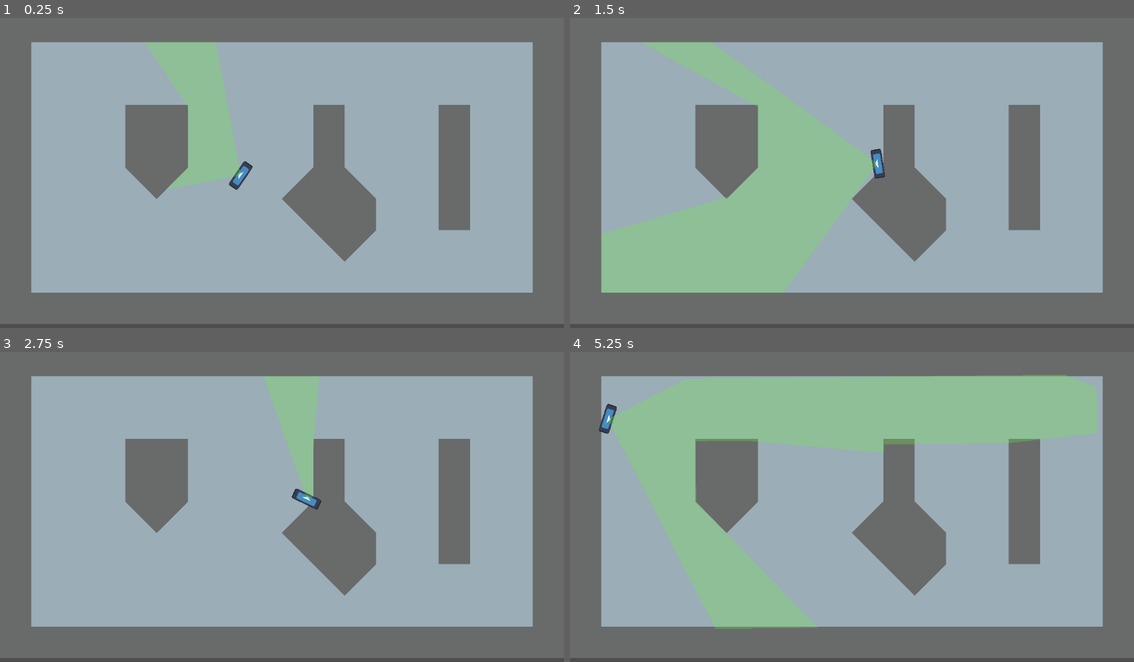
Above: before the commit, frames 1-4 (two rows, left to right).
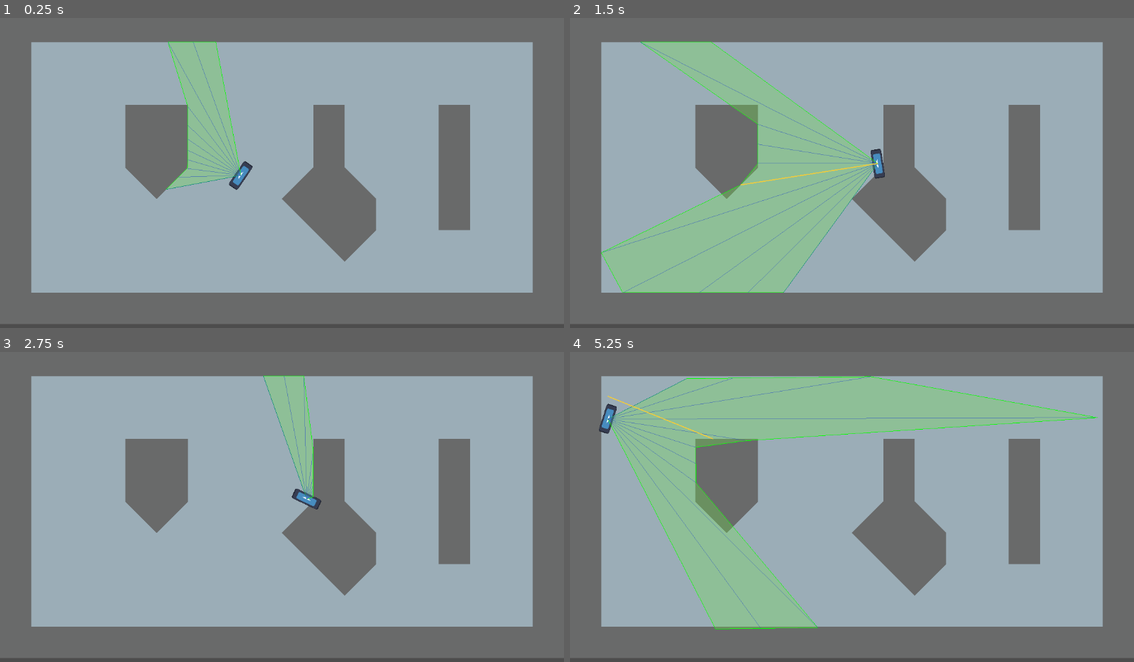
Above: after the commit, the same moments.

Repository: prestonhale/flatorant
Game: Godot game, scene res://levels/main_level.tscn
Two runs of this game, one before a commit and one after it. Both use one fixed random seed, a clock stepped at 60 frames per second and the inputs below. This scene is started directly instead of the project's main scene. The engine's default icon, where the game draws it, is replaced by a stand-in: a white triangle on a blue panel in a dark square.
Inputs (mouse positions are in pixels of both pictures, inside the frame that each line leads up to):
- Up to frame 1 (0.25 s): no input
- Up to frame 2 (1.5 s): tap Enter at 0.5 s; move the mouse to (976, 154) at 0.52 s; hold D (right) 0.53-1.28 s; click (976, 154) at 0.6 s; tap Space at 1.25 s; move the mouse to (739, 185) at 1.27 s; hold S (down) from 1.28 s (still down); click (739, 185) at 1.35 s
- Up to frame 3 (2.75 s): tap Enter at 2 s; move the mouse to (338, 432) at 2.02 s; release S (down) at 2.03 s; hold D (right) from 2.03 s (still down); click (338, 432) at 2.1 s
- Up to frame 4 (5.25 s): tap Space at 2.75 s; move the mouse to (823, 565) at 2.77 s; release D (right) at 2.78 s; hold W (up) 2.78-3.53 s; click (823, 565) at 2.85 s; move the mouse to (1021, 550) at 3.52 s; hold A (left) 3.53-5.03 s; click (1021, 550) at 3.6 s; move the mouse to (682, 457) at 4.27 s; click (682, 457) at 4.35 s; move the mouse to (880, 503) at 5.02 s; hold S (down) from 5.03 s (still down); click (880, 503) at 5.1 s

The runs differ from the first frame. In frame 1, 0.8% of the frame differs, in the area x 25-43%, y 7-56%; in frame 2, 2.4%; in frame 3, 0.6%; in frame 4, 7.3%, in the area x 6-94%, y 7-90%.

Commit message:
Add janky tracers

Diff:
--- a/levels/main_level.gd
+++ b/levels/main_level.gd
@@ -34,6 +34,7 @@
 	character.name = str(id)
 	$Players.add_child(character, true)
 	character.hit_something.connect(_on_player_hit_something)
+	character.fired_shot.connect(_on_character_fired_shot)
 
 	# These lambda make sure that _on_vision_cone_body_entered etc. ALSO
 	# get the character
@@ -62,5 +63,9 @@
 		return
 	$Players.get_node(str(id)).queue_free()
 
+# Players produce the "shots" but the world will track them
+func _on_character_fired_shot(bullet):
+	add_child(bullet)
+
 func _on_player_hit_something(global_player_pos: Vector2, hitspot: Vector2):
 	debug_drawer.draw_hit(hitspot, global_player_pos)
--- /dev/null
+++ b/player/bullet/bullet.gd
@@ -0,0 +1,8 @@
+extends Line2D
+
+@onready var timer = $Timer
+
+func _ready():
+	print("blip")
+	# Delete after timer
+	timer.timeout.connect(queue_free)
--- /dev/null
+++ b/player/bullet/bullet.tscn
@@ -0,0 +1,13 @@
+[gd_scene load_steps=2 format=3 uid="uid://dowtaon11tgrc"]
+
+[ext_resource type="Script" path="res://player/bullet/bullet.gd" id="1_o8cwk"]
+
+[node name="Line2D" type="Line2D"]
+width = 2.0
+default_color = Color(0.945098, 0.8, 0.235294, 1)
+script = ExtResource("1_o8cwk")
+
+[node name="Timer" type="Timer" parent="."]
+wait_time = 0.1
+one_shot = true
+autostart = true
--- /dev/null
+++ b/player/gun.gd
@@ -0,0 +1,9 @@
+extends Node2D
+
+var bullet_scn = preload("res://player/bullet/bullet.tscn")
+
+func shoot(shot_pos: Vector2):
+	var bullet = bullet_scn.instantiate()
+	bullet.add_point(global_position)
+	bullet.add_point(shot_pos)
+	return bullet
--- a/player/player.tscn
+++ b/player/player.tscn
@@ -1,10 +1,11 @@
-[gd_scene load_steps=11 format=3 uid="uid://dp8t0836j5usl"]
+[gd_scene load_steps=12 format=3 uid="uid://dp8t0836j5usl"]
 
 [ext_resource type="Script" path="res://preston_wip/character/character.gd" id="1_vid82"]
 [ext_resource type="Texture2D" uid="uid://dd4bha17t0n6s" path="res://icon.svg" id="2_bfy5g"]
 [ext_resource type="PackedScene" uid="uid://kf8tqdlm8c5t" path="res://addons/vision_cone_2d/vision_cone_2d_template.tscn" id="3_lt0ua"]
 [ext_resource type="Script" path="res://player/health.gd" id="3_s6xvg"]
 [ext_resource type="Script" path="res://player/player_input.gd" id="4_3clxj"]
+[ext_resource type="Script" path="res://player/gun.gd" id="6_t530w"]
 
 [sub_resource type="SceneReplicationConfig" id="SceneReplicationConfig_fii6g"]
 properties/0/path = NodePath(".:player")
@@ -98,9 +99,11 @@
 [node name="VisionCone2D" parent="." instance=ExtResource("3_lt0ua")]
 rotation = -1.5708
 angle_deg = 90
-ray_count = 50
+ray_count = 10
 max_distance = 1000.0
 collision_layer_mask = 1
+debug_lines = true
+debug_shape = true
 
 [node name="RayCast2D" type="RayCast2D" parent="."]
 rotation = -1.5708
@@ -130,3 +133,6 @@
 
 [node name="CollisionShape2D" type="CollisionShape2D" parent="."]
 shape = SubResource("RectangleShape2D_27kt3")
+
+[node name="Gun" type="Node2D" parent="."]
+script = ExtResource("6_t530w")
--- a/preston_wip/character/character.gd
+++ b/preston_wip/character/character.gd
@@ -3,6 +3,7 @@
 class_name Player
 
 signal hit_something
+signal fired_shot
 
 const SPEED = 400
 
@@ -11,6 +12,7 @@
 @onready var vision_cone_area = $VisionCone2D/VisionConeArea
 @onready var server_synchronizer = $ServerSynchronizer
 @onready var health = $Health
+@onready var gun = $Gun
 
 @export var player := 1 :
 	set(id):
@@ -33,6 +35,9 @@
 func _process(delta):
 	if input.fired:
 		var collision = ray.get_collider()
+		var shot_pos = ray.get_collision_point()
+		var bullet = gun.shoot(shot_pos)
+		fired_shot.emit(bullet)
 		if collision:
 			print(collision)
 			# TODO: More damage for headshot
@@ -62,21 +67,6 @@
 		return get_root_parent(node.get_parent())
 	return node
 
-func _cast_segment():
-	var space_state = get_world_2d().get_direct_space_state()
-
-	var segment = SegmentShape2D.new()
-	segment.set_a(global_position)
-	segment.set_b(global_position + Vector2(cos(rotation), sin(rotation)) * 1000)
-
-	var query = PhysicsShapeQueryParameters2D.new()
-	query.set_shape(segment)
-	query.set_exclude([self]) # If you want to exclude the object casting the segment
-	query.collision_mask = 1 # Set the collision mask you want, or none if you want to hit anything
-
-	var hits = space_state.intersect_shape(query, 32)
-	return hits
-
 func set_visible_to(opponent_id: int):
 	server_synchronizer.set_visibility_for(opponent_id, true)
 
